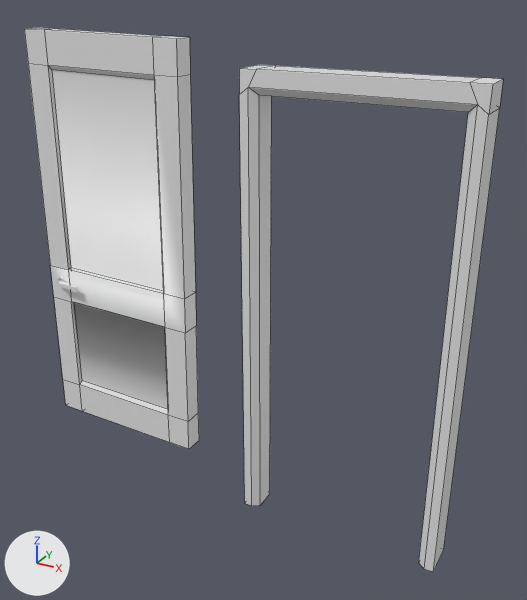
One commit to the FBX model Assets/Prefabs/Import_Assets/Wooden Door.fbx: the scene before it, then after it.
One viewpoint serves both versions: a 50 mm lens placed at (0.95, -2.43, 1.05), pointed at (-0.4, 0.02, -0.18). The lights are fixed; the arrows at lower left show +X, +Y and +Z. The picture after the commit comes second. Mesh edges are drawn as thin lines on the coarser meshes. Where no turn or scale is listed for an object, it has been applied to the vertices. Vertices at exactly the same position are counted once.

The first picture shows 'Wooden Door_009.001', 'Wooden Doorframe_009.002' and 1 more.
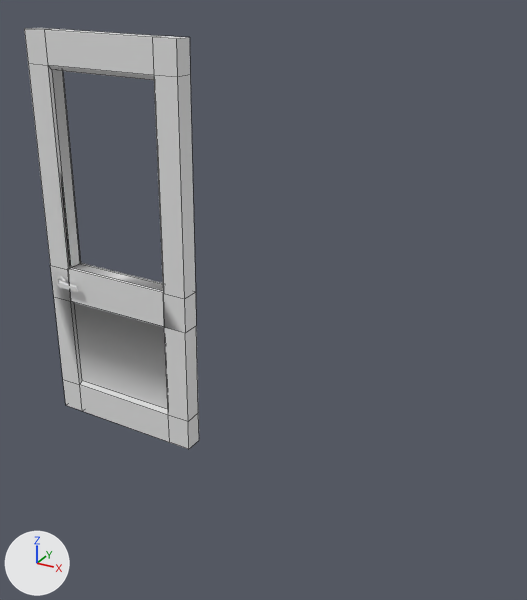
Pixel boxes (x1, y1, x2, y2) of what changed, in the pictures (527 x 600 px; the box of a moved part takes in the faces that stretch with it):
```json
{"object": "Wooden Doorframe_009.002", "change": "deleted", "before": [239, 65, 503, 572]}
{"part": 1, "of": "me_cube_001", "change": "moved or reshaped", "before": [52, 70, 165, 327], "after": [52, 70, 164, 327]}
```

Edits to the scene script, one JSON object a line:
```json
{"block": "me_cube_001", "where": "# used by ob_wooden_door_009_001; location = (-0.702, -0.063, -0.13)"}
{"op": "remove", "block": "me_cube_001", "code": "me_cube_001.from_pydata(...)  # 64 vertices, 68 faces; spans x -0.78..0.01, y -0.04..0.04, z -0.82..1.0"}
{"op": "add", "block": "me_cube_001", "code": "me_cube_001.from_pydata(...)  # 68 vertices, 69 faces; spans x -0.78..0.01, y -0.04..0.04, z -0.82..1.0"}
{"block": "me_cube_001", "change": "me_cube_001 part 1"}
{"block": "me_cube_001", "change": "6 faces are deleted"}
{"block": "me_cube_001", "change": "4 vertices are added at (-0.12, -0.04, -0.05), (-0.66, -0.04, -0.04), (-0.66, 0.04, -0.04), (-0.12, 0.04, -0.05)"}
{"block": "me_cube_001", "change": "7 new faces join them"}
{"op": "remove", "block": "ob_wooden_doorframe_009_002", "code": ["ob_wooden_doorframe_009_002 = bpy.data.objects.new('Wooden Doorframe_009.002', me_cube_062)", "ob_wooden_doorframe_009_002.location = (0.0, 0.0, 0.0)"]}
```
